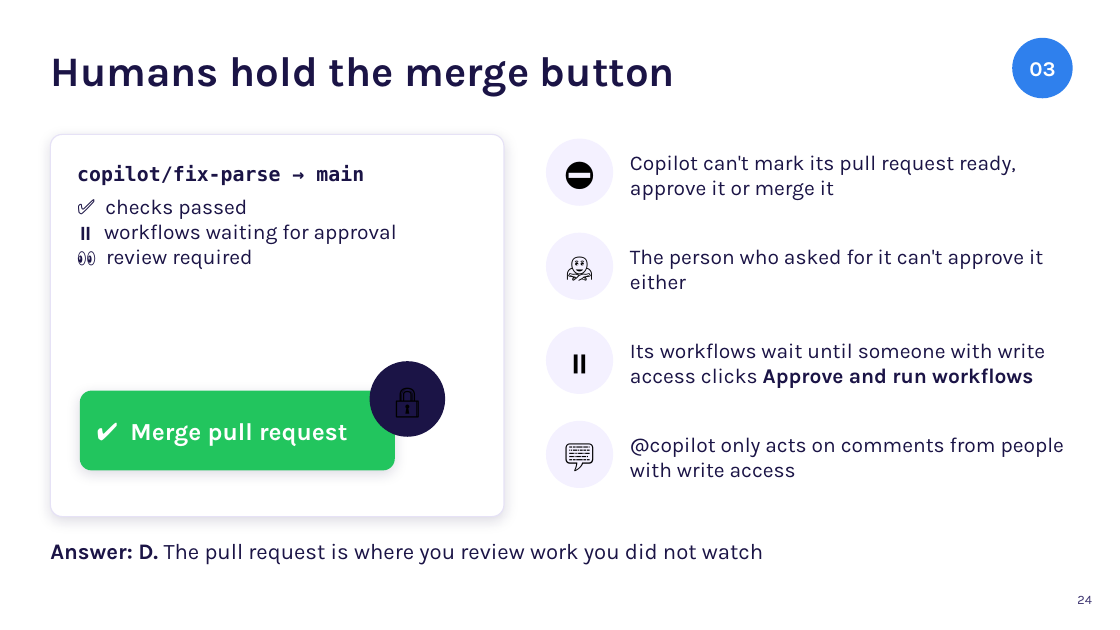
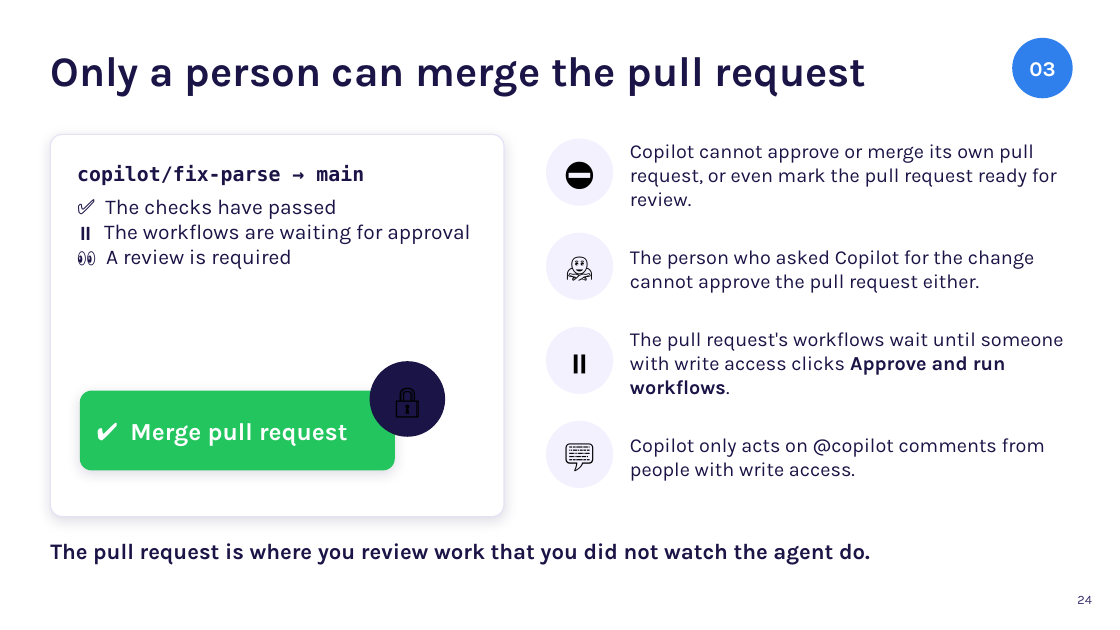
Before and after one commit to karoluciecha/ai-assisted-programming-module, a slide deck: slide 24 of lectures-and-labs/week06/agents-lecture.pptx. Drawn at 1120x630 pixels with LibreOffice and Linux fonts; fonts in the diff are those of the drawing. Boxes give left, top, right and bottom in pixels: in the first picture for what was removed or moved away, otherwise in the second. Text is boxed around its words. In the diff, an @@ line names an element or a change of style, - is before the commit and + after.

```diff
--- a/lectures-and-labs/week06/agents-lecture.pptx
+++ b/lectures-and-labs/week06/agents-lecture.pptx
@@ title at bbox=[50, 57, 867, 97]: text changed @@
-Humans hold the merge button
+Only a person can merge the pull request
@@ text at bbox=[630, 144, 1057, 207]: text changed; size 18 to 17 pt @@
-Copilot can't mark its pull request ready, approve it or merge it
+Copilot cannot approve or merge its own pull request, or even mark the pull request ready for review.
@@ text in rounded rectangle at bbox=[104, 199, 470, 269]: text changed @@
-✅ checks passed
-⏸️ workflows waiting for approval
-👀 review required
+✅ The checks have passed
+⏸️ The workflows are waiting for approval
+👀 A review is required
@@ text at bbox=[630, 250, 1035, 293]: text changed; size 18 to 17 pt @@
-The person who asked for it can't approve it either
+The person who asked Copilot for the change cannot approve the pull request either.
@@ text at bbox=[630, 332, 1064, 395]: text changed; size 18 to 17 pt @@
-Its workflows wait until someone with write access clicks Approve and run workflows
+The pull request's workflows wait until someone with write access clicks Approve and run workflows.
@@ text at bbox=[630, 438, 1045, 481]: text changed; size 18 to 17 pt @@
-@copilot only acts on comments from people with write access
+Copilot only acts on @copilot comments from people with write access.
@@ text at bbox=[50, 543, 870, 565]: text changed; bold on @@
-Answer: D. The pull request is where you review work you did not watch
+The pull request is where you review work that you did not watch the agent do.
```
Also in this commit, not shown: 21 other slides changed, 3 slides removed, 1 other file.
